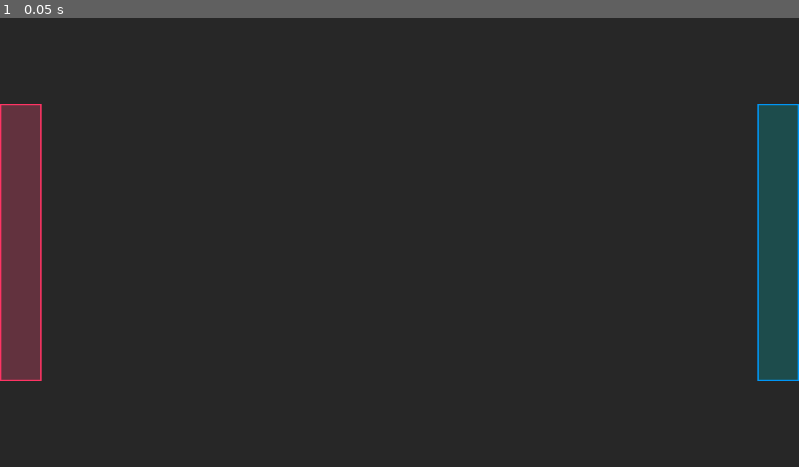
Above: before the commit, frame 1.
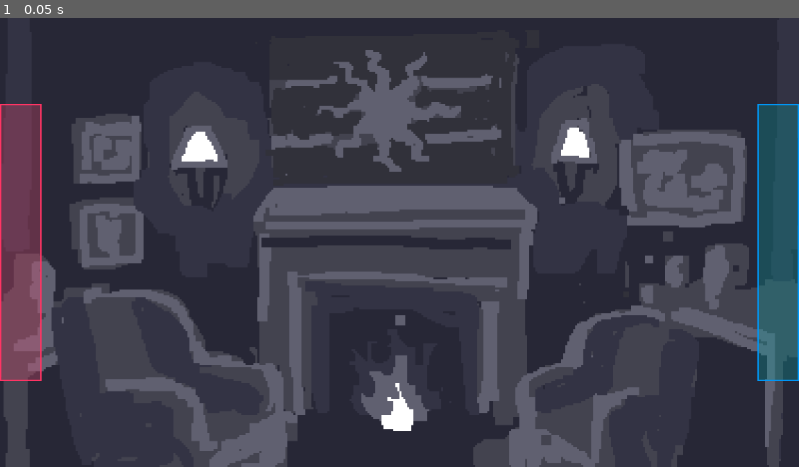
Above: after the commit, the same moment.

Repository: thefirstmine/policies-please
Game: Godot game, scene res://scenes/main_game.tscn
Same seed, same stepped clock (60 frames per second), same inputs: the game is played once before the commit and once after it. Before the commit the project starts from res://main_game.tscn.
Inputs:
- Up to frame 1 (0.05 s): no input

The runs differ from the first frame. In frame 1, 58% of the frame differs, in the area x 0-100%, y 0-100%.

Commit message:
Scene Implementations, File Organization, bla bla bla
mamamo

Diff:
--- /dev/null
+++ b/scenes/default.tscn
@@ -0,0 +1,17 @@
+[gd_scene load_steps=3 format=3 uid="uid://cxeh8jilnmpia"]
+
+[ext_resource type="Texture2D" uid="uid://35yhm3l2ghfc" path="res://assets/Art/IMG_8296.png" id="1_e232d"]
+
+[sub_resource type="SpriteFrames" id="SpriteFrames_7vjpr"]
+animations = [{
+"frames": [{
+"duration": 1.0,
+"texture": ExtResource("1_e232d")
+}],
+"loop": true,
+"name": &"default",
+"speed": 5.0
+}]
+
+[node name="background" type="AnimatedSprite2D"]
+sprite_frames = SubResource("SpriteFrames_7vjpr")
--- a/developer_screen.tscn
+++ b/scenes/developer_screen.tscn
@@ -1,6 +1,6 @@
 [gd_scene load_steps=2 format=3 uid="uid://bucwegmqhbbyh"]
 
-[ext_resource type="Script" uid="uid://d28xugowpdu0k" path="res://DisplayStats.gd" id="1_xh1pa"]
+[ext_resource type="Script" uid="uid://d28xugowpdu0k" path="res://scripts/DisplayStats.gd" id="1_xh1pa"]
 
 [node name="Control" type="Control"]
 layout_mode = 3
--- a/economy_engine.tscn
+++ b/scenes/economy_engine.tscn
@@ -1,7 +1,7 @@
 [gd_scene load_steps=3 format=3 uid="uid://q8vlmxq300cd"]
 
-[ext_resource type="Script" uid="uid://dyvib5ky8qt3e" path="res://economy_engine.gd" id="1_63mlv"]
-[ext_resource type="Script" uid="uid://x1ub2fwcs8pt" path="res://Policies.gd" id="2_oct6w"]
+[ext_resource type="Script" uid="uid://dyvib5ky8qt3e" path="res://scripts/economy_engine.gd" id="1_63mlv"]
+[ext_resource type="Script" uid="uid://x1ub2fwcs8pt" path="res://scripts/Policies.gd" id="2_oct6w"]
 
 [node name="Economy" type="Node2D"]
 script = ExtResource("1_63mlv")
--- /dev/null
+++ b/scenes/fiscal_report_screen.tscn
@@ -0,0 +1,31 @@
+[gd_scene load_steps=3 format=3 uid="uid://cbybs0coya5ir"]
+
+[ext_resource type="Texture2D" uid="uid://bx1eqg4y3x4pe" path="res://assets/Art/sample_clipboard.png" id="1_ge6w1"]
+
+[sub_resource type="StyleBoxFlat" id="StyleBoxFlat_ge6w1"]
+bg_color = Color(0.999999, 0.889265, 0.690087, 1)
+
+[node name="fiscal_report_screen" type="Control"]
+layout_mode = 3
+anchors_preset = 15
+anchor_right = 1.0
+anchor_bottom = 1.0
+grow_horizontal = 2
+grow_vertical = 2
+
+[node name="TextureRect" type="TextureRect" parent="."]
+layout_mode = 0
+offset_left = -158.0
+offset_top = -261.0
+offset_right = 1208.0
+offset_bottom = 1739.0
+scale = Vector2(0.24, 0.24)
+texture = ExtResource("1_ge6w1")
+
+[node name="Paper" type="Panel" parent="TextureRect"]
+z_index = -55
+offset_left = 25.0
+offset_top = 217.0
+offset_right = 1321.0
+offset_bottom = 1967.0
+theme_override_styles/panel = SubResource("StyleBoxFlat_ge6w1")
--- a/main_game.tscn
+++ b/scenes/main_game.tscn
@@ -1,9 +1,12 @@
-[gd_scene load_steps=7 format=3 uid="uid://rpl8flekvmlc"]
+[gd_scene load_steps=10 format=3 uid="uid://rpl8flekvmlc"]
 
-[ext_resource type="PackedScene" uid="uid://bucwegmqhbbyh" path="res://developer_screen.tscn" id="1_1oj5k"]
-[ext_resource type="Script" uid="uid://dud2yp4j1yr4l" path="res://signalBus.gd" id="1_ykeeq"]
-[ext_resource type="PackedScene" uid="uid://q8vlmxq300cd" path="res://economy_engine.tscn" id="2_6bm6p"]
-[ext_resource type="Script" uid="uid://wm8wa045ttys" path="res://SwitchPerspectives.gd" id="3_6bm6p"]
+[ext_resource type="Script" uid="uid://dud2yp4j1yr4l" path="res://scripts/signalBus.gd" id="1_0rdsr"]
+[ext_resource type="PackedScene" uid="uid://q8vlmxq300cd" path="res://scenes/economy_engine.tscn" id="2_ipu61"]
+[ext_resource type="PackedScene" uid="uid://bucwegmqhbbyh" path="res://scenes/developer_screen.tscn" id="3_ygxny"]
+[ext_resource type="Script" uid="uid://wm8wa045ttys" path="res://scripts/SwitchPerspectives.gd" id="4_wi4c7"]
+[ext_resource type="PackedScene" uid="uid://3ehs24ltueon" path="res://scenes/passing_policies_screen.tscn" id="5_ipu61"]
+[ext_resource type="PackedScene" uid="uid://cbybs0coya5ir" path="res://scenes/fiscal_report_screen.tscn" id="6_ygxny"]
+[ext_resource type="PackedScene" uid="uid://cxeh8jilnmpia" path="res://scenes/default.tscn" id="7_wi4c7"]
 
 [sub_resource type="StyleBoxFlat" id="StyleBoxFlat_6bm6p"]
 bg_color = Color(1, 0.308823, 0.477609, 0.270588)
@@ -22,19 +25,19 @@
 border_color = Color(0, 0.588829, 0.963078, 1)
 
 [node name="root" type="Node2D"]
-script = ExtResource("1_ykeeq")
+script = ExtResource("1_0rdsr")
 
-[node name="Economy" parent="." node_paths=PackedStringArray("signalBus") instance=ExtResource("2_6bm6p")]
+[node name="Economy" parent="." node_paths=PackedStringArray("signalBus") instance=ExtResource("2_ipu61")]
 signalBus = NodePath("..")
 
 [node name="Camera2D" type="Camera2D" parent="."]
 
-[node name="DeveloperStats" parent="." node_paths=PackedStringArray("signalBus") instance=ExtResource("1_1oj5k")]
+[node name="DeveloperStats" parent="." node_paths=PackedStringArray("signalBus") instance=ExtResource("3_ygxny")]
 visible = false
-offset_left = -572.0
-offset_top = -322.0
-offset_right = -572.0
-offset_bottom = -322.0
+offset_left = -120.61
+offset_top = -190.0
+offset_right = -120.61
+offset_bottom = -190.0
 signalBus = NodePath("..")
 
 [node name="Control" type="Control" parent="." node_paths=PackedStringArray("signalBus")]
@@ -45,7 +48,7 @@
 offset_right = 576.0
 offset_bottom = 324.0
 mouse_force_pass_scroll_events = false
-script = ExtResource("3_6bm6p")
+script = ExtResource("4_wi4c7")
 signalBus = NodePath("..")
 
 [node name="MoveLeft" type="Panel" parent="Control"]
@@ -74,5 +77,17 @@
 mouse_filter = 1
 theme_override_styles/panel = SubResource("StyleBoxFlat_ykeeq")
 
+[node name="PassingPolicies" parent="." instance=ExtResource("5_ipu61")]
+visible = false
+scale = Vector2(1.74, 1.74)
+
+[node name="FiscalReport" parent="." instance=ExtResource("6_ygxny")]
+visible = false
+
+[node name="background" parent="." instance=ExtResource("7_wi4c7")]
+z_index = -105
+position = Vector2(-0.24999, -3.51667e-06)
+scale = Vector2(0.720312, 0.72)
+
 [connection signal="mouse_entered" from="Control/MoveLeft" to="Control" method="_on_move_left_mouse_entered"]
 [connection signal="mouse_entered" from="Control/MoveRight" to="Control" method="_on_move_right_mouse_entered"]
--- /dev/null
+++ b/scenes/passing_policies_screen.tscn
@@ -0,0 +1,32 @@
+[gd_scene load_steps=2 format=3 uid="uid://3ehs24ltueon"]
+
+[sub_resource type="StyleBoxFlat" id="StyleBoxFlat_oy5xl"]
+bg_color = Color(0.999999, 0.889265, 0.690087, 1)
+
+[node name="Control" type="Control"]
+layout_mode = 3
+anchors_preset = 15
+anchor_right = 1.0
+anchor_bottom = 1.0
+grow_horizontal = 2
+grow_vertical = 2
+
+[node name="Paper" type="Panel" parent="."]
+layout_mode = 0
+offset_left = -105.0
+offset_top = -148.5
+offset_right = 105.0
+offset_bottom = 148.5
+theme_override_styles/panel = SubResource("StyleBoxFlat_oy5xl")
+
+[node name="RichTextLabel" type="RichTextLabel" parent="."]
+modulate = Color(0, 0, 0, 1)
+layout_mode = 0
+offset_left = -104.0
+offset_top = -142.0
+offset_right = 996.0
+offset_bottom = -14.0
+scale = Vector2(0.19, 0.19)
+theme_override_font_sizes/normal_font_size = 96
+text = "Policy Passing:"
+fit_content = true
--- a/DisplayStats.gd
+++ b/scripts/DisplayStats.gd
@@ -14,6 +14,7 @@
 		economyLabels.append(Label.new())
 		economyLabels[valueCount].name = str(key)
 		economyLabels[valueCount].position.y = (30*valueCount)
+		economyLabels[valueCount].modulate = Color(0, 0, 0, 1)
 		self.add_child(economyLabels[valueCount])
 		valueCount+=1
 
--- a/SwitchPerspectives.gd
+++ b/scripts/SwitchPerspectives.gd
@@ -15,14 +15,11 @@
 	print("Perspective:", Perspective)
 	signalBus.switchPerspective.emit(Perspective)
 	if Perspective == -1:
-		$"MoveLeft".modulate.a = 0
-		$"MoveRight".modulate.a = 1
+		showFiscalReport()
 	elif Perspective == 1:
-		$"MoveRight".modulate.a = 0
-		$"MoveLeft".modulate.a = 1
+		showPolicyPassing()
 	else:
-		$"MoveLeft".modulate.a = 1
-		$"MoveRight".modulate.a = 1
+		showDefault()
 func _on_move_right_mouse_entered() -> void:
 	print("Move Right Is Hovered")
 	if Perspective <= 0:
@@ -31,11 +28,26 @@
 	signalBus.switchPerspective.emit(Perspective)
 
 	if Perspective == -1:
-		$"MoveLeft".modulate.a = 0
-		$"MoveRight".modulate.a = 1
+		showFiscalReport()
 	elif Perspective == 1:
-		$"MoveRight".modulate.a = 0
-		$"MoveLeft".modulate.a = 1
+		showPolicyPassing()
 	else:
-		$"MoveLeft".modulate.a = 1
-		$"MoveRight".modulate.a = 1
+		showDefault()
+
+func showFiscalReport():
+	$"MoveLeft".visible = false
+	$"MoveRight".visible = true
+	$"../FiscalReport".visible = true
+	$"../background".visible = false
+func showPolicyPassing():
+	$"MoveRight".visible = false
+	$"MoveLeft".visible= true
+	$"../PassingPolicies".visible = true
+	$"../background".visible = false
+
+func showDefault():
+	$"MoveLeft".visible= true
+	$"MoveRight".visible= true
+	$"../PassingPolicies".visible = false
+	$"../FiscalReport".visible = false
+	$"../background".visible = true
Binary file added: assets/Art/IMG_8296.png
Not shown, added: assets/Art/IMG_8296.png.import
Binary file added: assets/Art/sample_clipboard.png
Not shown, added: assets/Art/sample_clipboard.png.import
Renamed: start_menu.tscn -> scenes/start_menu.tscn
Renamed: DisplayStats.gd.uid -> scripts/DisplayStats.gd.uid
Renamed: Policies.gd -> scripts/Policies.gd
Renamed: Policies.gd.uid -> scripts/Policies.gd.uid
Renamed: SwitchPerspectives.gd.uid -> scripts/SwitchPerspectives.gd.uid
Renamed: economy_engine.gd -> scripts/economy_engine.gd
Renamed: economy_engine.gd.uid -> scripts/economy_engine.gd.uid
Renamed: signalBus.gd -> scripts/signalBus.gd
(and 1 more such lines)
